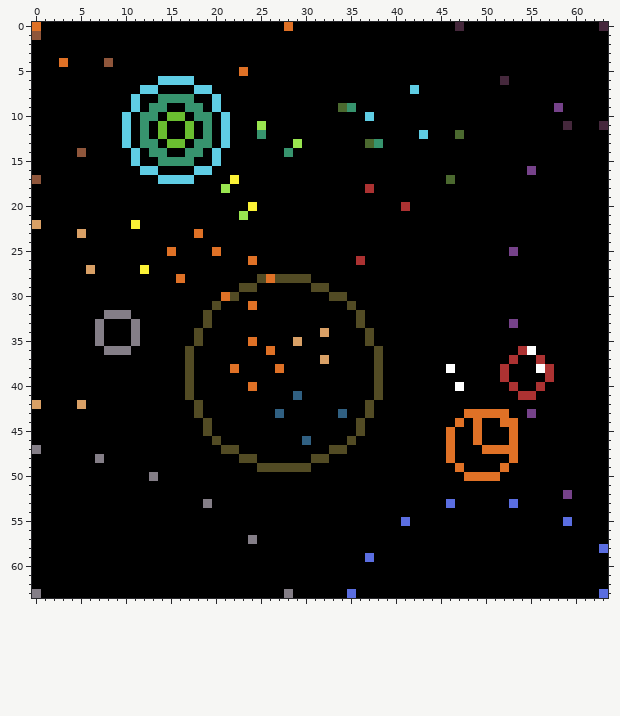
Edited in one commit: pixel-art file (assets/world.aseprite). This is how it looked before the edit.
64x64 pixels, 1 frame.
Once edited:
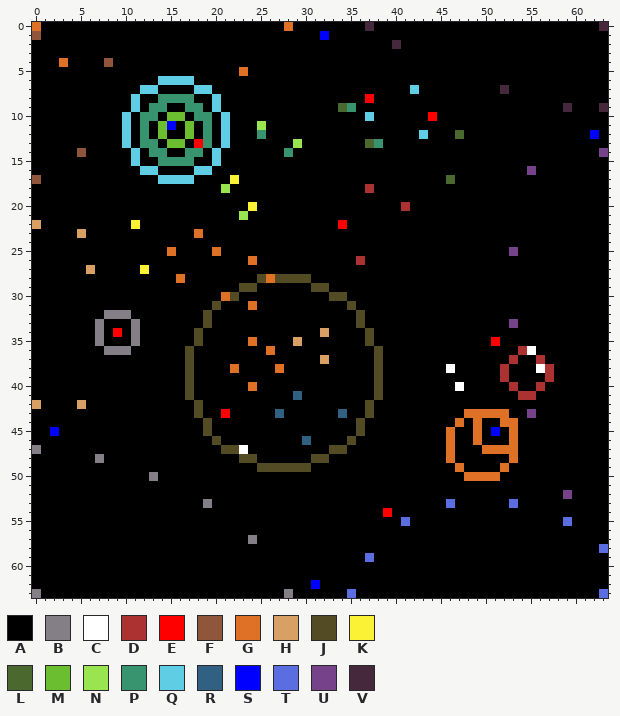
Palette (. is transparent): A #000000  B #847e87  C #ffffff  D #ac3232  E #ff0000  F #8f563b  G #df7126  H #d9a066  J #524b24  K #fbf236  L #4b692f  M #6abe30  N #99e550  P #37946e  Q #5fcde4  R #306082  S #0000ff  T #5b6ee1  U #76428a  V #45283c
Author's note on the commit: Spawn entities in world
The exact change:
layer "entity_priority_16" added
layer "entity_0" added
layer "entity_16" added
layer "entity_240" added
The edit turns colour U into colour A in row 9 at x 58.
The edit turns colour V into colour A in row 0 at x 47; in row 6 at x 52; in row 11 at x 59 and 63.
The edit turns colour A into colour C in row 47 at x 23.
The edit turns colour A into colour E in row 8 at x 37; in row 10 at x 44; in row 22 at x 34; in row 34 at x 9; in row 35 at x 51; in row 43 at x 21.
The edit turns colour A into colour E in row 54 at x 39.
The edit turns colour P into colour E in row 13 at x 18.
The edit turns colour A into colour S in row 1 at x 32; in row 11 at x 15; in row 12 at x 62; in row 45 at x 2 and 51; in row 62 at x 31.
The edit turns colour A into colour U in row 14 at x 63.
The edit turns colour A into colour V in row 0 at x 37; in row 2 at x 40; in row 7 at x 52; in row 9 at x 59 and 63.
